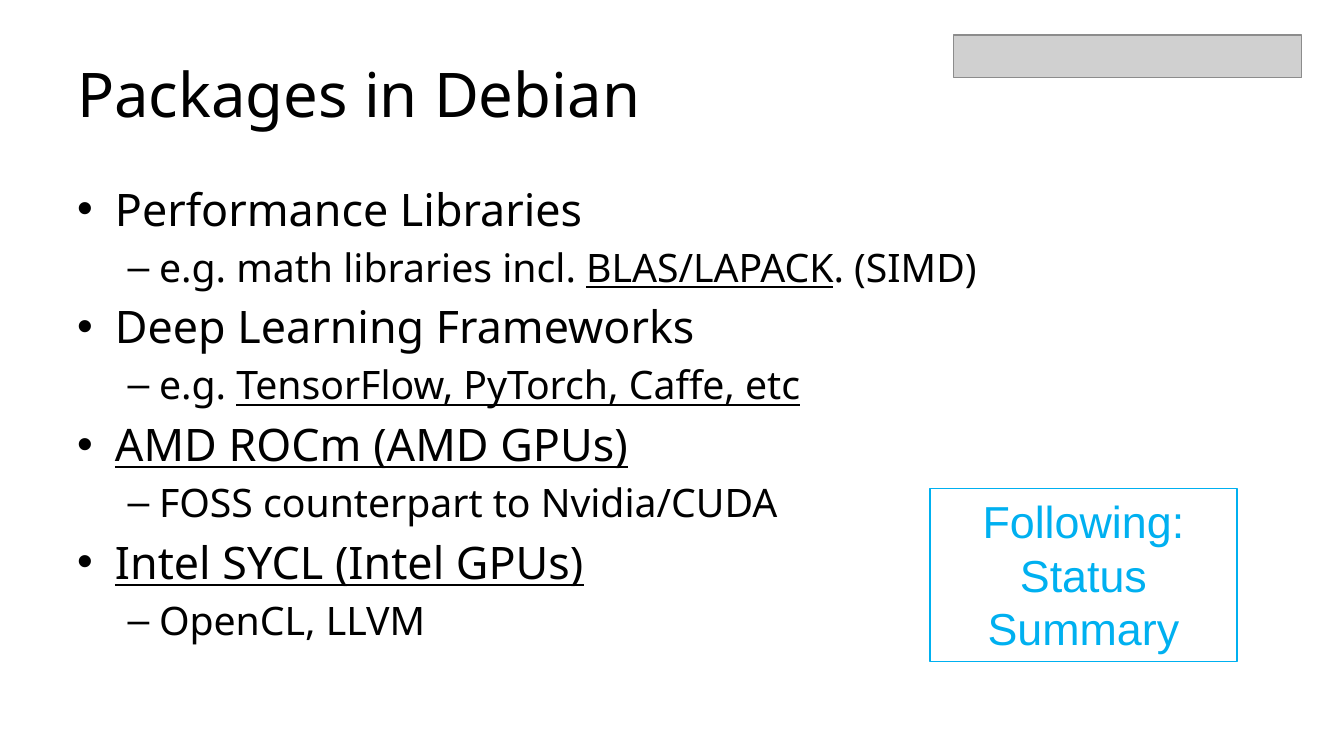
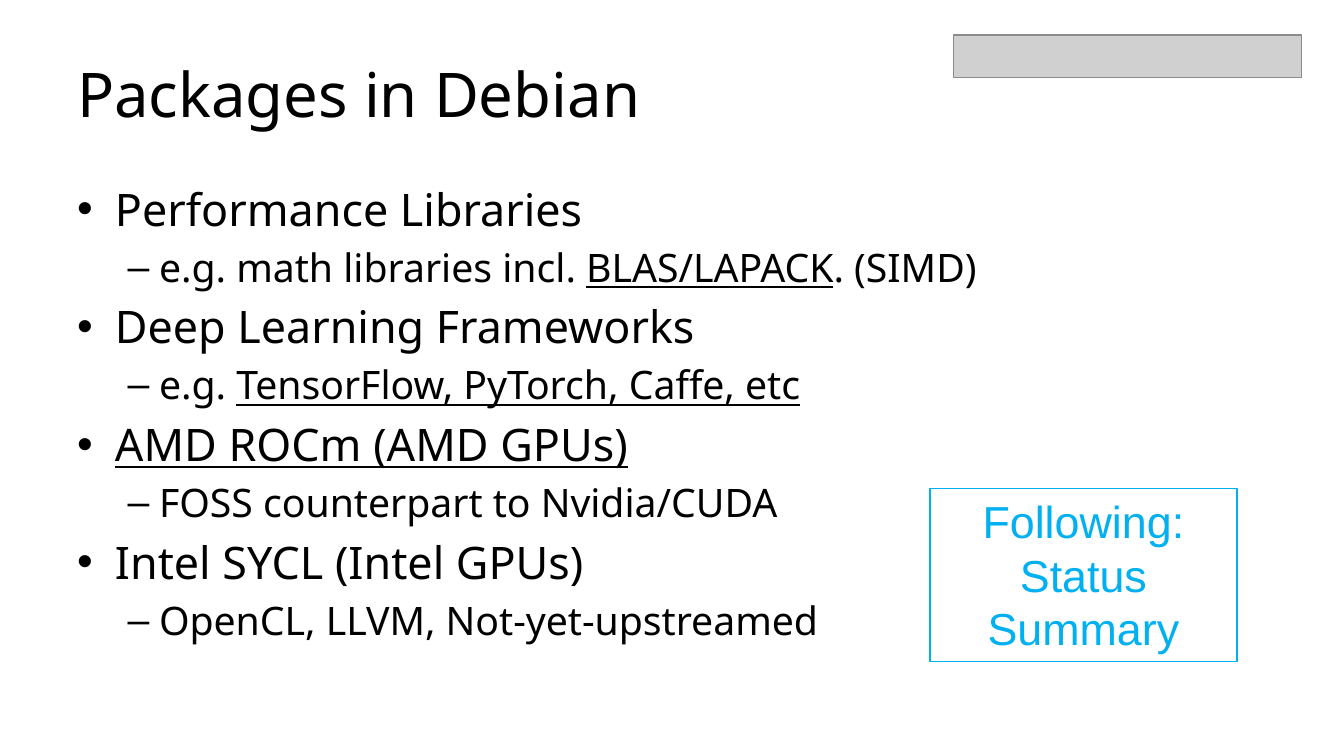
Before and after one commit to cdluminate/cdluminate, a slide deck: slide 7 of Dc20DeepLearning.pptx. Drawn at 1344x756 pixels with LibreOffice and Linux fonts; fonts in the diff are those of the drawing; grey boxes stand for pictures. Boxes give left, top, right and bottom in pixels: in the first picture for what was removed or moved away, otherwise in the second. Text is boxed around its words. In the diff, an @@ line names an element or a change of style, - is before the commit and + after.

```diff
--- a/Dc20DeepLearning.pptx
+++ b/Dc20DeepLearning.pptx
@@ text at [115,545,583,586]: underline off in "Intel SYCL (Intel GPUs)" @@
@@ text at [159,605,818,645]: text changed @@
-  – OpenCL, LLVM
+  – OpenCL, LLVM, Not-yet-upstreamed
```
Also in this commit, not shown: 2 other slides changed, 1 slide added.
